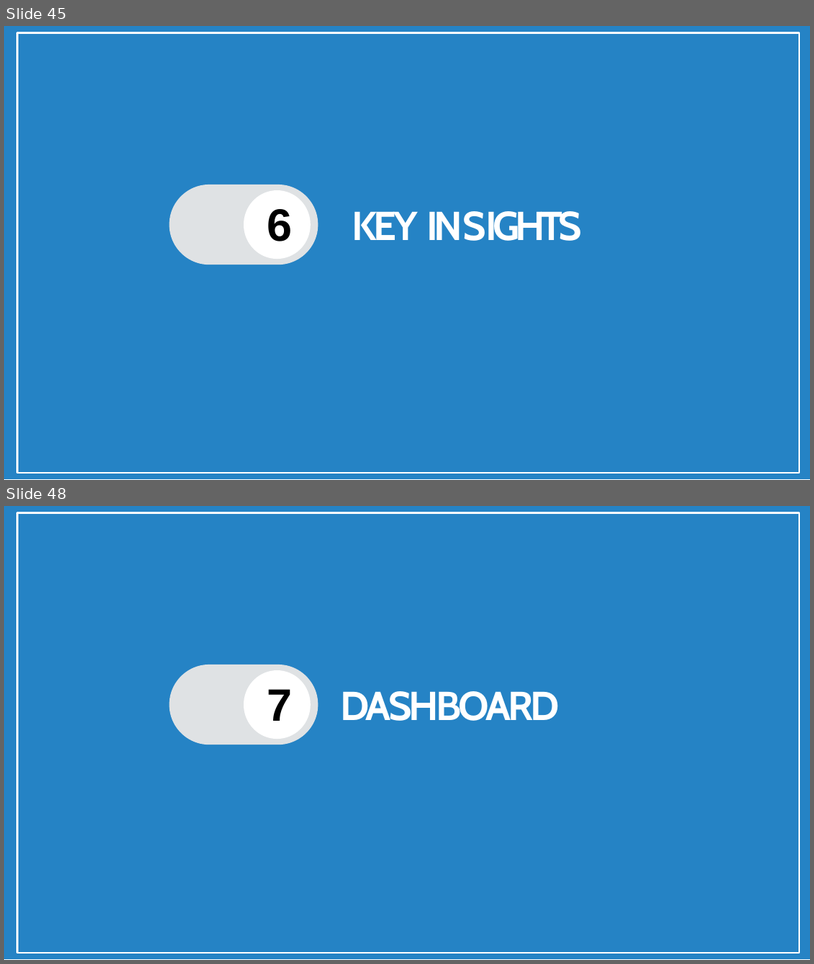
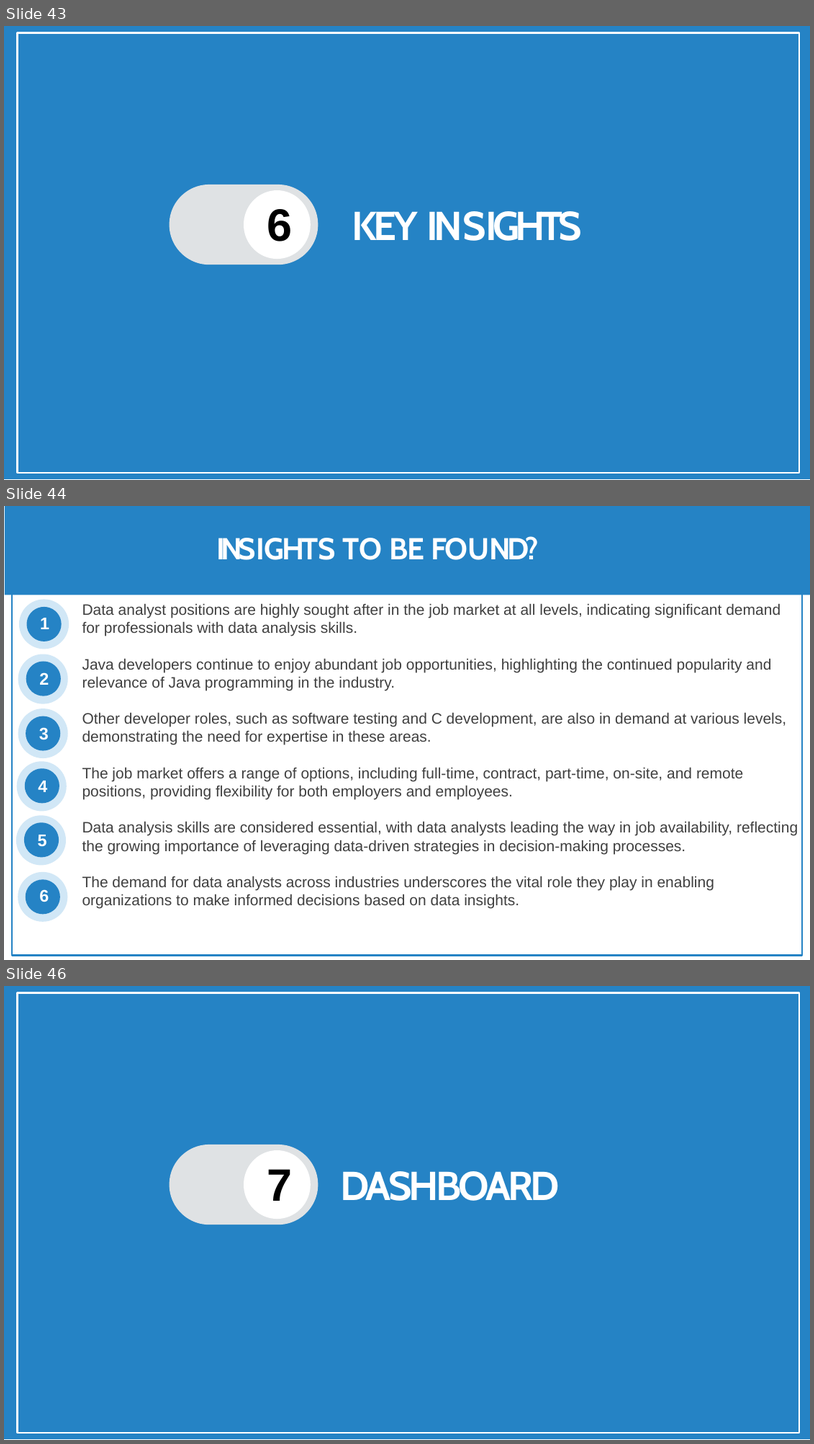
Before and after one commit to shashank297/HR-Recruitment-Data-Analysis-, a slide deck: Presentation/HR & Job Dashboard.pptx. Shown one above the other, each under a label of ours: slides 45 and 48 before the commit, slides 43, 44 and 46 after it; the slides between them are not shown. The pictures are 814x964 and 814x1444 pixels, drawn with LibreOffice and Linux fonts; fonts in the diff are those of the drawing; background and template pictures are left out. Boxes give left, top, right and bottom in pixels: in the first picture for what was removed or moved away, otherwise in the second. Text is boxed around its words. In the diff, an @@ line names an element or a change of style, - is before the commit and + after.

Commit message:
Making changes in the PPT file

```diff
--- a/Presentation/HR & Job Dashboard.pptx
+++ b/Presentation/HR & Job Dashboard.pptx
@@ slide 44 added at [4,506,810,960], background #FFFFFF @@
@@ freeform shape added at [5,506,810,595], fill #2583C5 @@
@@ freeform shape added at [12,512,802,955], outline #2583C5 2.28 pt @@
@@ title added at [217,536,540,560], 36 pt, text #FFFFFF, bold @@
+INSIGHTS TO BE FOUND?
@@ freeform shape added at [19,599,69,649], fill #D1E7F6 @@
@@ freeform shape added at [27,607,62,641], fill #2583C5 @@
@@ text added at [82,603,798,908], 18 pt, text #404040 @@
+Data analyst positions are highly sought after in the job market at all levels, indicating significant demand for professionals with data analysis skills.
+Java developers continue to enjoy abundant job opportunities, highlighting the continued popularity and relevance of Java programming in the industry.
+Other developer roles, such as software testing and C development, are also in demand at various levels, demonstrating the need for expertise in these areas.
+The job market offers a range of options, including full-time, contract, part-time, on-site, and remote positions, providing flexibility for both employers and employees.
+Data analysis skills are considered essential, with data analysts leading the way in job availability, reflecting the growing importance of leveraging data-driven strategies in decision-making processes.
+The demand for data analysts across industries underscores the vital role they play in enabling organizations to make informed decisions based on data insights.
@@ text added at [40,618,49,629], 20 pt, text #FFFFFF, bold @@
+1
@@ freeform shape added at [18,654,67,704], fill #D1E7F6 @@
@@ freeform shape added at [26,662,61,696], fill #2583C5 @@
@@ text added at [39,672,49,685], 20 pt, text #FFFFFF, bold @@
+2
@@ freeform shape added at [18,708,67,758], fill #D1E7F6 @@
@@ freeform shape added at [26,716,60,750], fill #2583C5 @@
@@ text added at [39,727,49,740], 20 pt, text #FFFFFF, bold @@
+3
@@ freeform shape added at [17,762,67,811], fill #D1E7F6 @@
@@ freeform shape added at [25,769,59,803], fill #2583C5 @@
@@ text added at [38,780,47,792], 20 pt, text #FFFFFF, bold @@
+4
@@ freeform shape added at [16,815,66,865], fill #D1E7F6 @@
@@ freeform shape added at [24,822,59,857], fill #2583C5 @@
@@ text added at [38,834,47,847], 20 pt, text #FFFFFF, bold @@
+5
@@ freeform shape added at [18,872,67,921], fill #D1E7F6 @@
@@ freeform shape added at [25,879,59,914], fill #2583C5 @@
@@ text added at [34,880,44,902], 20 pt, text #FFFFFF, bold @@
+6
@@ text added at [39,884,47,906], 20 pt, text #FFFFFF, bold @@
+6
@@ text added at [34,930,43,952], 20 pt, text #FFFFFF, bold @@
+7
@@ what was slide 45 is now slide 43 @@
@@ what was slide 48 is now slide 46 @@
```
Also in this commit, not shown: 1 slide changed, 3 other slides added, 6 slides removed.
